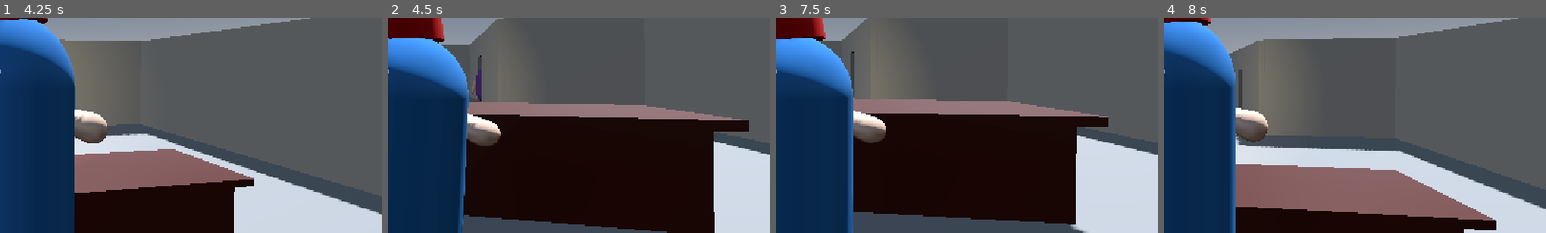
Above: before the commit, frames 1-4 (left to right).
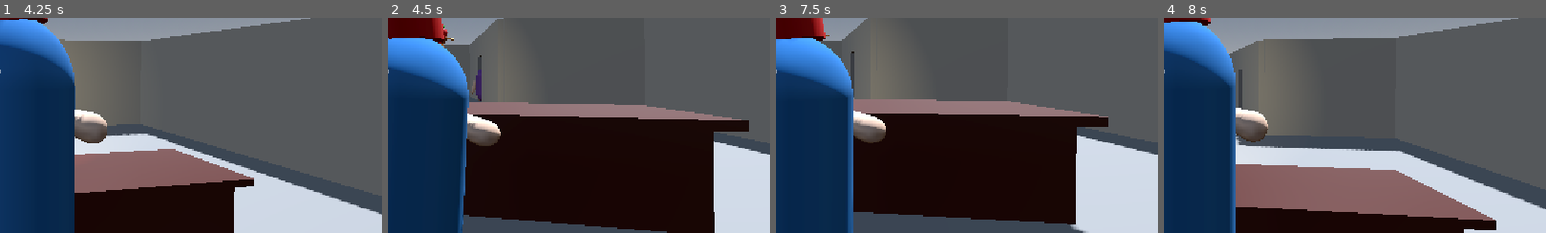
Above: after the commit, the same moments.

Repository: ngezLin/Zero-Rating-Star
Game: Godot game, scene res://main.tscn
Two runs of this game, one before a commit and one after it. Both use one fixed random seed, a clock stepped at 60 frames per second and the inputs below.
Inputs (mouse positions are % of the whole screen's width and height, from its top left):
- Up to frame 1 (4.25 s): tap Enter (ui_accept) at 0.5, 0.77, 1.52, 3.02, 3.77 s; move the mouse to (55, 50) at 0.52 s; click (55, 50) at 0.6 s; move the mouse to (45, 50) at 1.27 s; tap S (camera_back) at 1.35 s; click (45, 50) at 1.42 s; move the mouse to (52, 48) at 2.02 s; hold F (camera_center) 2.03-2.78 s; click (52, 48) at 2.17 s; move the mouse to (49, 52) at 2.77 s; tap W (camera_forward) at 2.85 s; click (49, 52) at 2.92 s; move the mouse to (57, 51) at 3.52 s; tap A (camera_left) at 3.6 s; click (57, 51) at 3.67 s
- Up to frame 2 (4.5 s): move the mouse to (42, 49) at 4.27 s; tap D (camera_right) at 4.35 s; click (42, 49) at 4.42 s
- Up to frame 3 (7.5 s): tap Enter (ui_accept) at 4.52, 6.02, 6.77 s; move the mouse to (51, 50) at 5.02 s; hold Middle mouse button (camera_rotate) 5.03-5.78 s; click (51, 50) at 5.17 s; move the mouse to (46, 48) at 5.77 s; tap C (crouch) at 5.85 s; click (46, 48) at 5.92 s; move the mouse to (55, 50) at 6.52 s; tap Delete (demolish) at 6.6 s; click (55, 50) at 6.67 s; move the mouse to (45, 50) at 7.27 s; tap E (interact) at 7.35 s; click (45, 50) at 7.42 s
- Up to frame 4 (8 s): tap Enter (ui_accept) at 7.52 s
The pictures show only the part of the screen within x 50-100%, y 38-88%; the shares and areas given below are measured in that part.

Frame 1 is identical in both runs. In frame 2, less than 0.1% of the frame differs, in the area x 13-18%, y 3-14%; in frame 3, less than 0.1%; in frame 4, nothing differs.

Commit message:
Model Apel
Tambahan model apel + push pub

Diff:
--- a/main.tscn
+++ b/main.tscn
@@ -4,6 +4,7 @@
 [ext_resource type="PackedScene" uid="uid://c8n1h2j4l7p0x" path="res://hotel_layout.tscn" id="2_hotel"]
 [ext_resource type="PackedScene" uid="uid://cb5lwq82218u" path="res://pickup_box.tscn" id="3_box"]
 [ext_resource type="PackedScene" uid="uid://dfb77g02218u" path="res://npc.tscn" id="4_npc"]
+[ext_resource type="PackedScene" uid="uid://csguf4r3vyhup" path="res://models/Cthapel.glb" id="5_lquwl"]
 
 [sub_resource type="ProceduralSkyMaterial" id="ProceduralSkyMaterial_ig7tw"]
 sky_horizon_color = Color(0.66224277, 0.6717428, 0.6867428, 1)
@@ -60,3 +61,8 @@
 
 [node name="NPC2" parent="." unique_id=4000002 instance=ExtResource("4_npc")]
 transform = Transform3D(1, 0, 0, 0, 1, 0, 0, 0, 1, -8, 1.18, -12)
+
+[node name="Node" type="Node" parent="." unique_id=493880338]
+
+[node name="Cthapel" parent="." unique_id=1025471099 instance=ExtResource("5_lquwl")]
+transform = Transform3D(1, 0, 0, 0, 1, 0, 0, 0, 1, 0.47481215, 2.598363, -3.6098585)
Binary file added: Cthapel.glb
Not shown, added: Cthapel.glb.import
Binary file added: models/Cthapel.glb
Not shown, added: models/Cthapel.glb.import
Not shown, changed: models/building-garage.glb.import
Not shown, changed: models/building-small-a.glb.import
Not shown, changed: models/building-small-b.glb.import
Not shown, changed: models/building-small-c.glb.import
Not shown, changed: models/building-small-d.glb.import
Not shown, changed: models/grass-trees-tall.glb.import
Not shown, changed: models/grass.glb.import
Not shown, changed: models/pavement-fountain.glb.import
(and 6 more such lines)
